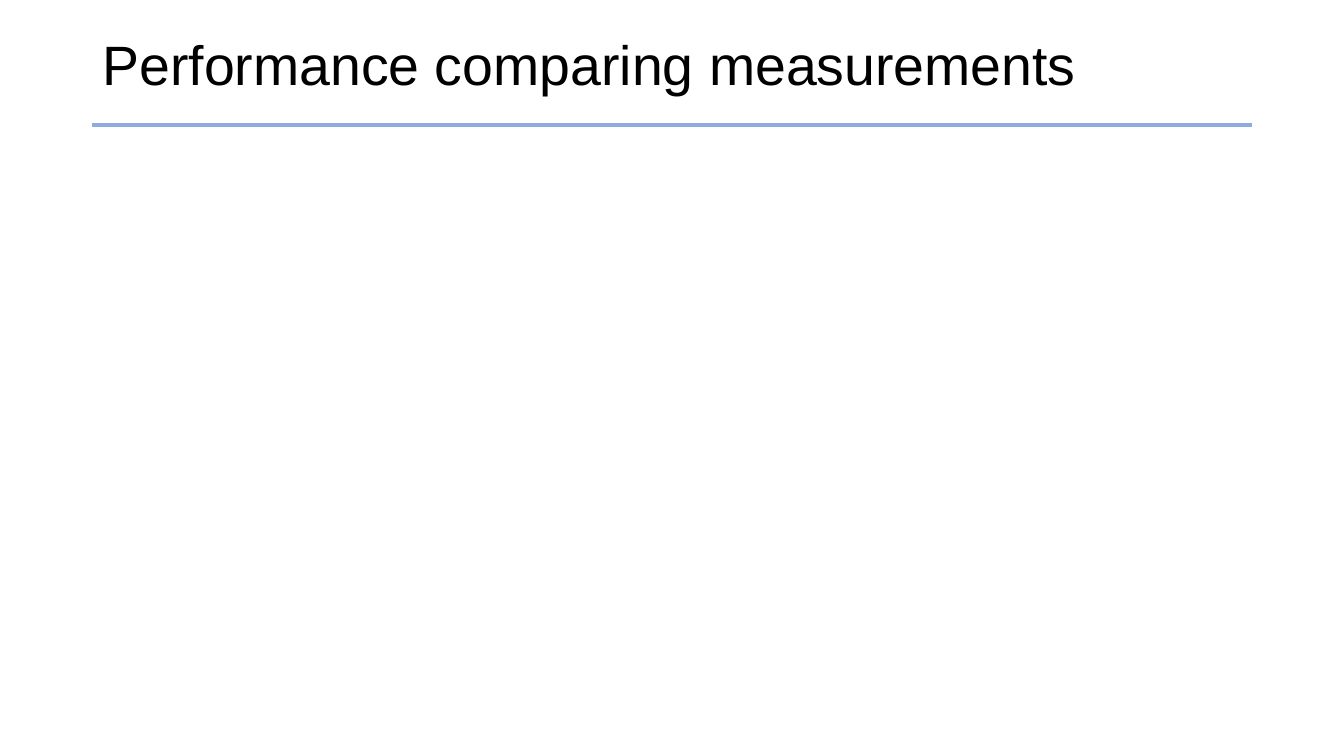
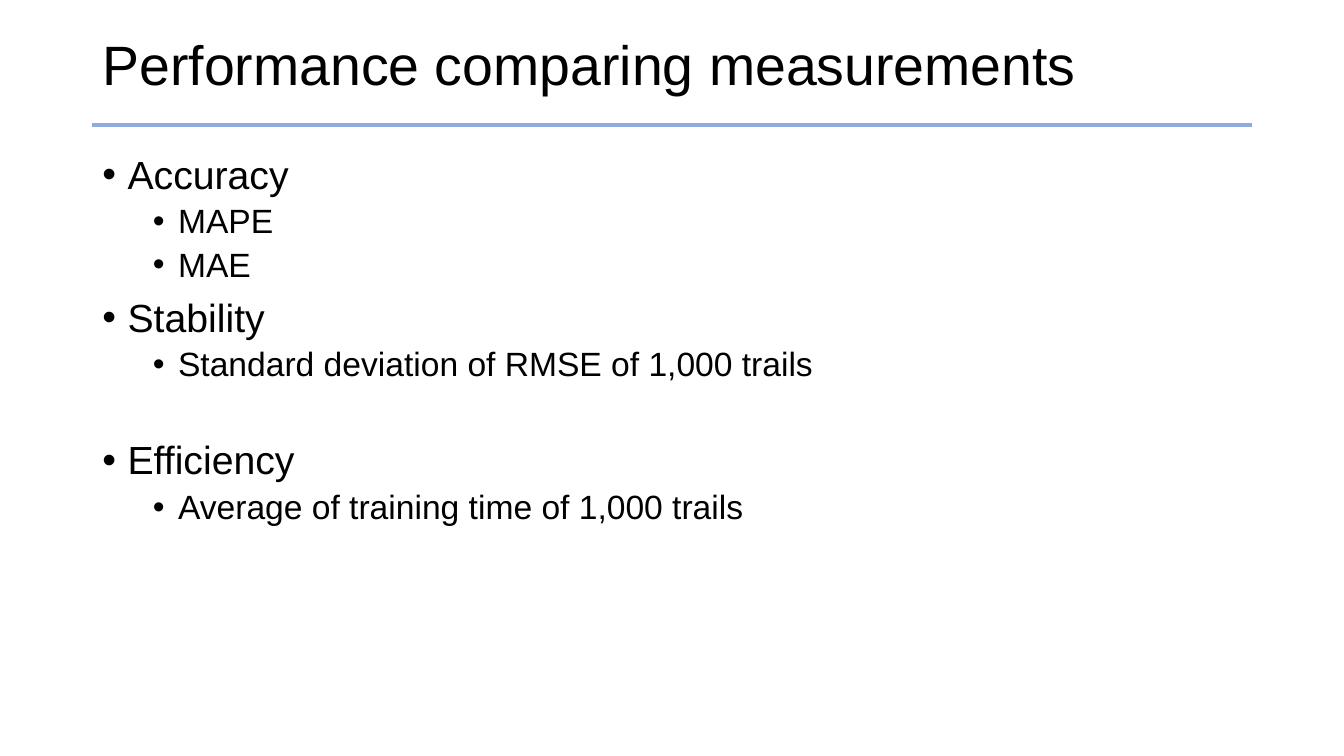
Before and after one commit to jhyun0919/STLF_of_Australian_NEM_by_H-ELM, a slide deck: slide 22 of ppt_slides/prepare_ELM2017_26MAY2017.pptx. Drawn at 1344x756 pixels with LibreOffice and Linux fonts; fonts in the diff are those of the drawing; grey boxes stand for pictures. Boxes give left, top, right and bottom in pixels: in the first picture for what was removed or moved away, otherwise in the second. Text is boxed around its words. In the diff, an @@ line names an element or a change of style, - is before the commit and + after.

```diff
--- a/ppt_slides/prepare_ELM2017_26MAY2017.pptx
+++ b/ppt_slides/prepare_ELM2017_26MAY2017.pptx
@@ text added at (x1=128, y1=162, x2=813, y2=526), 24 pt, text #000000 @@
+• Accuracy
+  • MAPE
+  • MAE
+• Stability
+  • Standard deviation of RMSE of 1,000 trails
+• Efficiency
+  • Average of training time of 1,000 trails
```
Also in this commit, not shown: 8 other slides changed, 19 other files.
